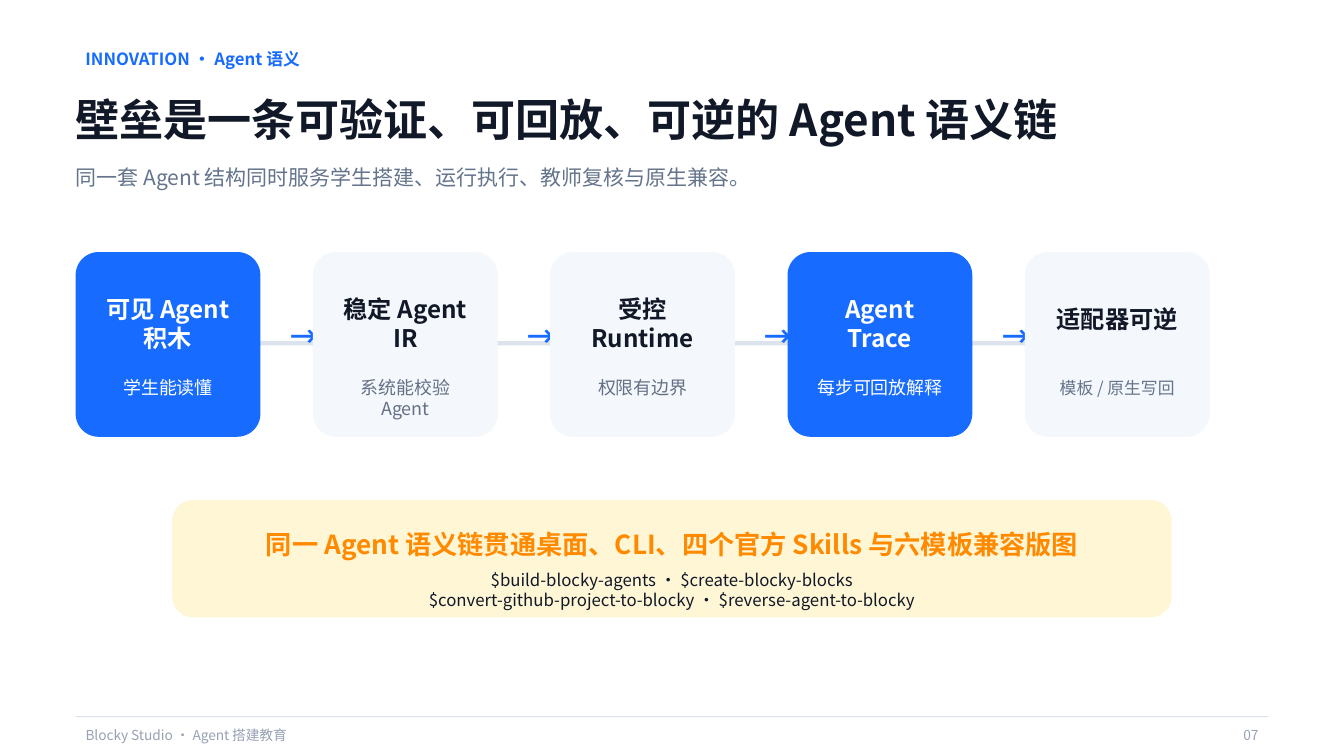
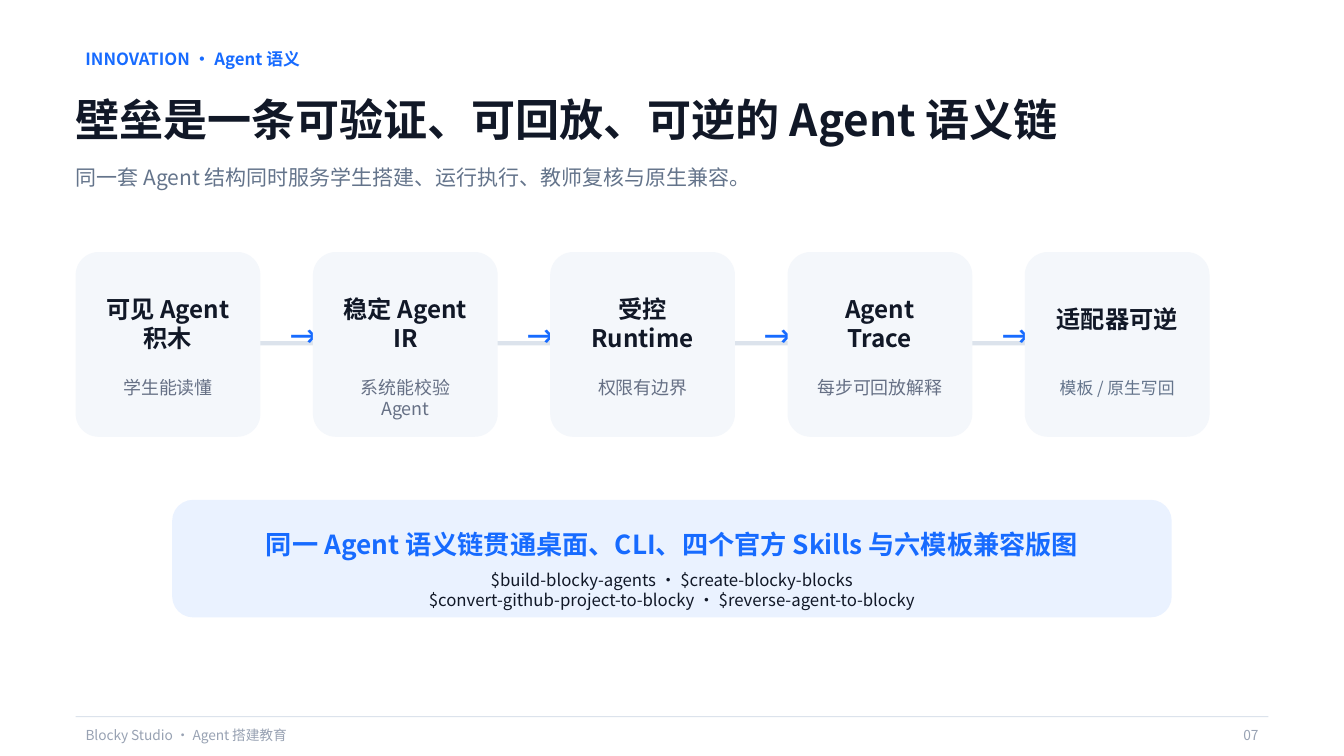
Before and after one commit to q2955161835-debug/Blocky-AI, a slide deck: slide 7 of PPT与商业计划书/Blocky-Studio-息壤杯-AI+教育.pptx. Drawn at 1344x756 pixels with LibreOffice and Linux fonts; fonts in the diff are those of the drawing. Boxes give left, top, right and bottom in pixels: in the first picture for what was removed or moved away, otherwise in the second. Text is boxed around its words. In the diff, an @@ line names an element or a change of style, - is before the commit and + after.

Commit message:
docs: unify competition deck color semantics

```diff
--- a/PPT与商业计划书/Blocky-Studio-息壤杯-AI+教育.pptx
+++ b/PPT与商业计划书/Blocky-Studio-息壤杯-AI+教育.pptx
@@ rounded rectangle at [76, 252, 260, 437]: fill #176BFF to #F4F7FB @@
@@ rounded rectangle at [787, 252, 972, 437]: fill #176BFF to #F4F7FB @@
@@ text "可见 Agent" at [106, 298, 229, 349]: text colour #FFFFFF to #111827 @@
@@ text "Agent Trace" at [845, 300, 914, 348]: text colour #FFFFFF to #111827 @@
@@ text "学生能读懂" at [123, 379, 212, 396]: text colour #FFFFFF to #667085 @@
@@ text "每步可回放解释" at [818, 379, 943, 396]: text colour #FFFFFF to #667085 @@
@@ rounded rectangle at [172, 500, 1173, 618]: fill #FFF6D6 to #EAF2FF @@
@@ text "同一 Agent 语义链贯通桌面、CLI、四个官方 Skills 与六模板兼容版图" at [266, 531, 1078, 561]: text colour #FF8A00 to #176BFF @@
```
Also in this commit, not shown: 12 other slides changed, 1 other file.
